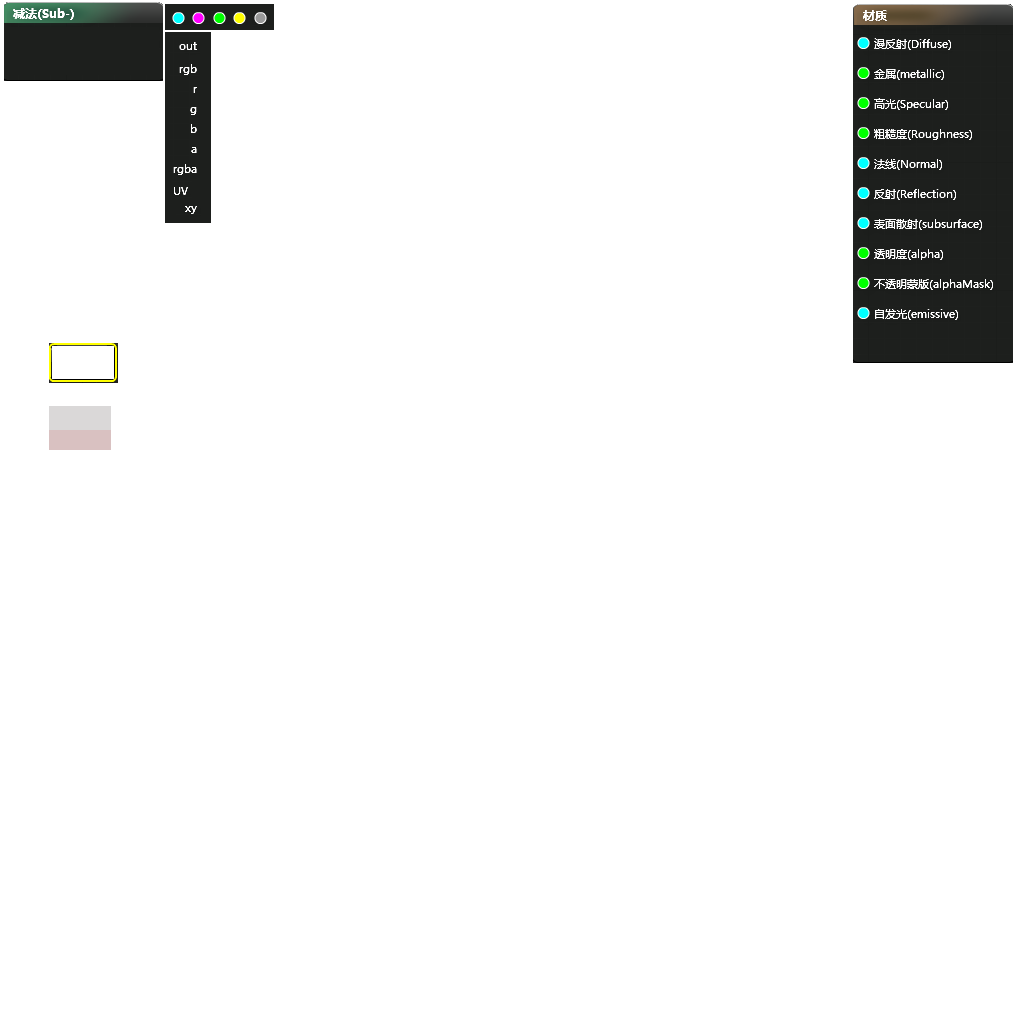
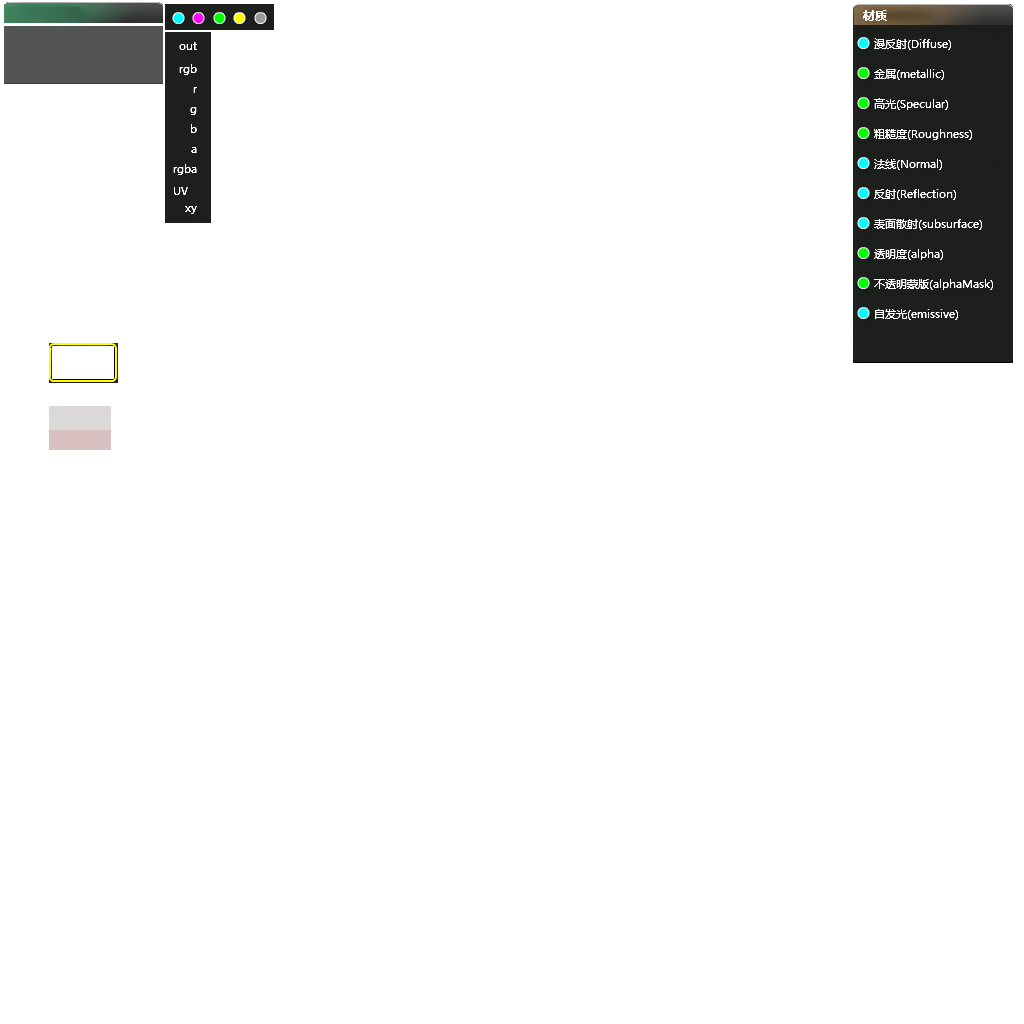
Revision of a layered 1024x1024 image; what changed, layer by layer:
added layer "图层 18" (76%) above "图层 11 副本" over [4, 26, 163, 84]
painted on "图层 11 副本" over [4, 7, 163, 81]
